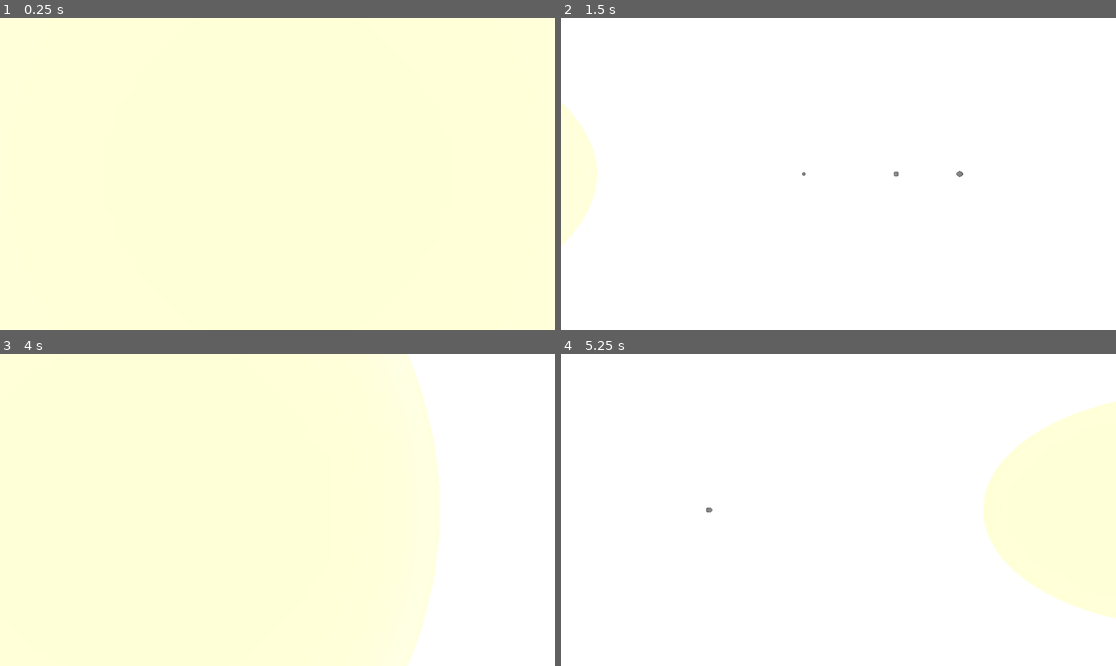
Above: before the commit, frames 1-4 (two rows, left to right).
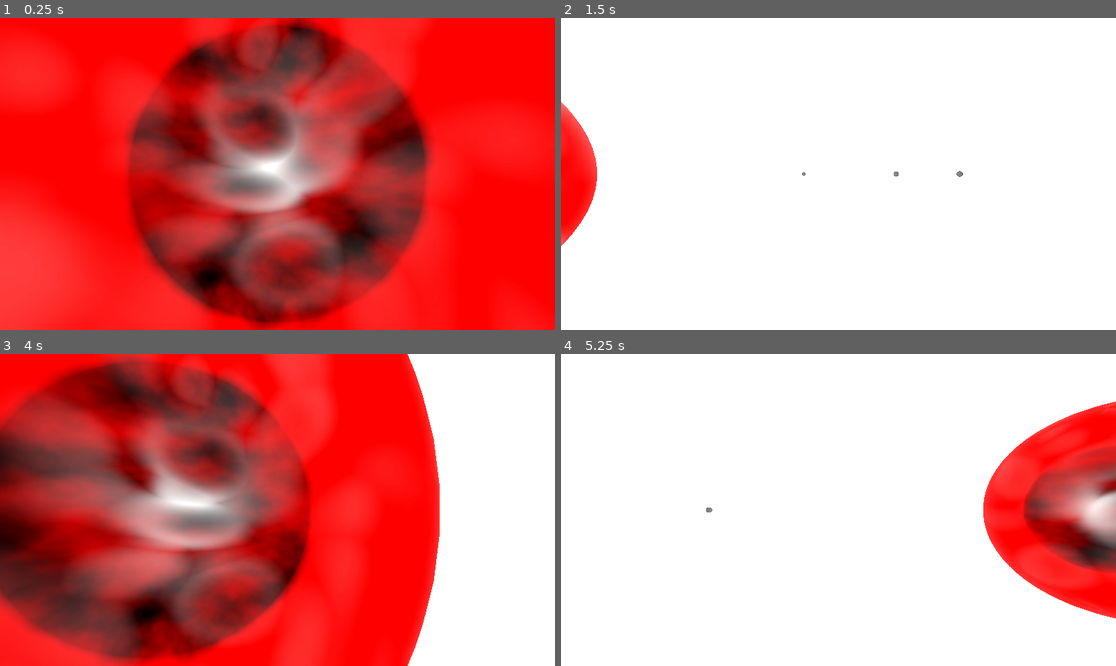
Above: after the commit, the same moments.

Repository: Pekersen/NFTL_Test_1.1
Game: Godot game, scene res://main.tscn
The game is run twice, just before and just after one commit, with the same random seed, the same clock (stepped at 60 frames per second) and the same inputs.
Inputs (mouse positions are in pixels of both pictures, inside the frame that each line leads up to):
- Up to frame 1 (0.25 s): no input
- Up to frame 2 (1.5 s): tap Enter at 0.5 s; move the mouse to (960, 158) at 0.52 s; hold D (right) 0.53-1.25 s; hold 0 (camera_confine) 0.53-1.25 s; click (960, 158) at 0.67 s; drag from (727, 189) to (810, 236) at 1.27 s
- Up to frame 3 (4 s): move the mouse to (333, 441) at 2.02 s; hold D (right) 2.03-2.75 s; click (333, 441) at 2.1 s; drag from (249, 572) to (111, 463) at 2.77 s; move the mouse to (444, 556) at 3.52 s; hold A (left) from 3.53 s (still down); hold Shift (shift) from 3.53 s (still down)
- Up to frame 4 (5.25 s): release A (left) at 4.25 s; release Shift (shift) at 4.25 s; drag from (672, 463) to (755, 432) at 4.27 s; move the mouse to (866, 510) at 5.02 s; hold S (back) from 5.03 s (still down); hold Mouse wheel down (zoom_out) from 5.03 s (still down); click (866, 510) at 5.17 s

The runs differ from the first frame. In frame 1, 100% of the frame differs, in the area x 0-100%, y 0-100%; in frame 2, 2.0%; in frame 3, 77%; in frame 4, 12%.

Commit message:
Star Shade

Diff:
--- a/Celestial Objects/Stars/star.tscn
+++ b/Celestial Objects/Stars/star.tscn
@@ -1,17 +1,135 @@
-[gd_scene load_steps=5 format=3 uid="uid://bequjodqr8tcj"]
+[gd_scene load_steps=11 format=3 uid="uid://bequjodqr8tcj"]
 
 [ext_resource type="Script" path="res://Celestial Objects/Stars/star.gd" id="1_81nsq"]
 
-[sub_resource type="StandardMaterial3D" id="StandardMaterial3D_vhuoy"]
-transparency = 1
-cull_mode = 1
-albedo_color = Color(2, 1.2, 0.5, 1)
-emission_enabled = true
-emission = Color(1, 0, 0, 1)
-emission_energy_multiplier = 1.5
+[sub_resource type="Shader" id="Shader_5nekp"]
+code = "// NOTE: Shader automatically converted from Godot Engine 4.2.1.stable's StandardMaterial3D.
+
+shader_type spatial;
+render_mode blend_mix,depth_draw_opaque,cull_front,diffuse_burley,specular_schlick_ggx;
+uniform vec4 albedo : source_color;
+uniform sampler2D texture_albedo : source_color,filter_linear_mipmap,repeat_enable;
+uniform float point_size : hint_range(0,128);
+uniform float roughness : hint_range(0,1);
+uniform sampler2D texture_metallic : hint_default_white,filter_linear_mipmap,repeat_enable;
+uniform vec4 metallic_texture_channel;
+uniform sampler2D texture_roughness : hint_roughness_r,filter_linear_mipmap,repeat_enable;
+uniform float specular;
+uniform float metallic;
+uniform vec3 uv1_scale;
+uniform vec3 uv1_offset;
+uniform vec3 uv2_scale;
+uniform vec3 uv2_offset;
+
+uniform float Glow_Power : hint_range(0,10) = 3;
+uniform float Lightness_Difference : hint_range(0,10) = 3;
+uniform vec4 Sun_Color : source_color;
+
+uniform sampler2D voronoi_noise;
+uniform sampler2D emission_noise;
+varying vec3 vertex_pos;
+uniform float waveSpeed : hint_range(0,1) = 0.1;
+uniform float fresnel : hint_range(0,2) = 1.0;
+
+uniform float scale : hint_range(0,2) = 0.01;
+uniform float blendSharpness : hint_range(0,2) = 0.0;
+
+void vertex() {
+	UV=UV*uv1_scale.xy+uv1_offset.xy;
+	vertex_pos = VERTEX;
+}
+
+// TRIPLANAR FUNCTION
+vec4 triplanar_texture(vec3 position, vec3 normal, vec2 offset, sampler2D noise) {
+	vec4 colX = texture(noise, position.xy * scale + offset);
+	vec4 colY = texture(noise, position.xz * scale + offset);
+	vec4 colZ = texture(noise, position.zy * scale + offset);
+
+	vec3 blendWeight = abs(normal);
+	blendWeight = vec3(pow(blendWeight.x, blendSharpness), pow(blendWeight.y, blendSharpness), pow(blendWeight.z, blendSharpness));
+	blendWeight /= (blendWeight.x + blendWeight.y + blendWeight.z);
+
+	return colX * blendWeight.x + colY * blendWeight.y + colZ * blendWeight.z;
+}
+
+void fragment() {
+	vec2 base_uv = UV;
+	vec4 albedo_tex = texture(texture_albedo,base_uv);
+	ALBEDO = albedo.rgb * albedo_tex.rgb;
+	float metallic_tex = dot(texture(texture_metallic,base_uv),metallic_texture_channel);
+	METALLIC = metallic_tex * metallic;
+	vec4 roughness_texture_channel = vec4(1.0,0.0,0.0,0.0);
+	float roughness_tex = dot(texture(texture_roughness,base_uv),roughness_texture_channel);
+	ROUGHNESS = roughness_tex * roughness;
+	SPECULAR = specular;
+
+
+	// Fresnel
+	float fresnel_out = pow(fresnel - clamp(dot(NORMAL, VIEW), 0.0, fresnel), fresnel);
+
+	vec2 waveOffsetA = vec2(TIME * waveSpeed, TIME * waveSpeed * 0.8);
+	vec2 waveOffsetB = vec2(TIME * waveSpeed * - 0.8, TIME * waveSpeed * -0.3);
+	vec2 result_offset = waveOffsetA + waveOffsetB;
+
+	vec3 cloud_tex = triplanar_texture(vertex_pos, NORMAL, result_offset, voronoi_noise).rgb;
+	vec3 cloud_tex_with_light = cloud_tex * vec3(Lightness_Difference);
+	vec3 cloud_tex_with_light_with_color = cloud_tex_with_light * Sun_Color.rgb;
+	vec3 cloud_tex_with_light_with_color_with_glow = vec3(Glow_Power) * cloud_tex_with_light_with_color;
+
+	vec3 noise_tex = triplanar_texture(vertex_pos, NORMAL, result_offset, emission_noise).rgb;
+	vec3 result = cloud_tex_with_light_with_color_with_glow * noise_tex;
+
+	EMISSION = vec3(fresnel_out) * result;
+}
+
+"
+
+[sub_resource type="NoiseTexture2D" id="NoiseTexture2D_0l6lw"]
+
+[sub_resource type="FastNoiseLite" id="FastNoiseLite_lx5pe"]
+
+[sub_resource type="NoiseTexture2D" id="NoiseTexture2D_3du0t"]
+noise = SubResource("FastNoiseLite_lx5pe")
+
+[sub_resource type="FastNoiseLite" id="FastNoiseLite_eoehy"]
+noise_type = 4
+seed = 7
+offset = Vector3(341.02, 0, 0)
+fractal_type = 3
+fractal_octaves = 3
+fractal_lacunarity = 1.2
+fractal_gain = 1.5
+fractal_weighted_strength = 0.18
+
+[sub_resource type="NoiseTexture2D" id="NoiseTexture2D_igu6y"]
+noise = SubResource("FastNoiseLite_eoehy")
+
+[sub_resource type="ShaderMaterial" id="ShaderMaterial_kfuav"]
+render_priority = 0
+shader = SubResource("Shader_5nekp")
+shader_parameter/albedo = Color(1, 0, 0, 1)
+shader_parameter/point_size = 1.0
+shader_parameter/roughness = 1.0
+shader_parameter/metallic_texture_channel = null
+shader_parameter/specular = 0.5
+shader_parameter/metallic = 0.0
+shader_parameter/uv1_scale = Vector3(1, 1, 1)
+shader_parameter/uv1_offset = Vector3(0, 0, 0)
+shader_parameter/uv2_scale = Vector3(1, 1, 1)
+shader_parameter/uv2_offset = Vector3(0, 0, 0)
+shader_parameter/Glow_Power = 3.66
+shader_parameter/Lightness_Difference = 2.56
+shader_parameter/Sun_Color = Color(1, 0, 0, 1)
+shader_parameter/waveSpeed = 0.1
+shader_parameter/fresnel = 0.795
+shader_parameter/scale = 0.01
+shader_parameter/blendSharpness = 0.0
+shader_parameter/texture_albedo = SubResource("NoiseTexture2D_3du0t")
+shader_parameter/texture_roughness = SubResource("NoiseTexture2D_igu6y")
+shader_parameter/emission_noise = SubResource("NoiseTexture2D_0l6lw")
 
 [sub_resource type="SphereMesh" id="SphereMesh_f1oyn"]
-material = SubResource("StandardMaterial3D_vhuoy")
+material = SubResource("ShaderMaterial_kfuav")
 
 [sub_resource type="SphereShape3D" id="SphereShape3D_4mdgf"]
 
--- /dev/null
+++ b/Shaders/star.gdshader
@@ -0,0 +1,14 @@
+shader_type spatial;
+
+void vertex() {
+	// Called for every vertex the material is visible on.
+}
+
+void fragment() {
+	// Called for every pixel the material is visible on.
+}
+
+//void light() {
+	// Called for every pixel for every light affecting the material.
+	// Uncomment to replace the default light processing function with this one.
+//}
